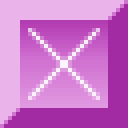
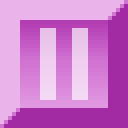
Layered file, before and after one edit (128 x 128). Changes by layer:
added layer "Rectangle 2" (65%) above "Rectangle 1" over [72, 28, 88, 100]
added layer "Rectangle 1" (65%) above "Shape 2" over [40, 28, 56, 100]
hid "Shape 2" over [28, 28, 100, 100]
hid "Shape 1" over [28, 28, 100, 100]
